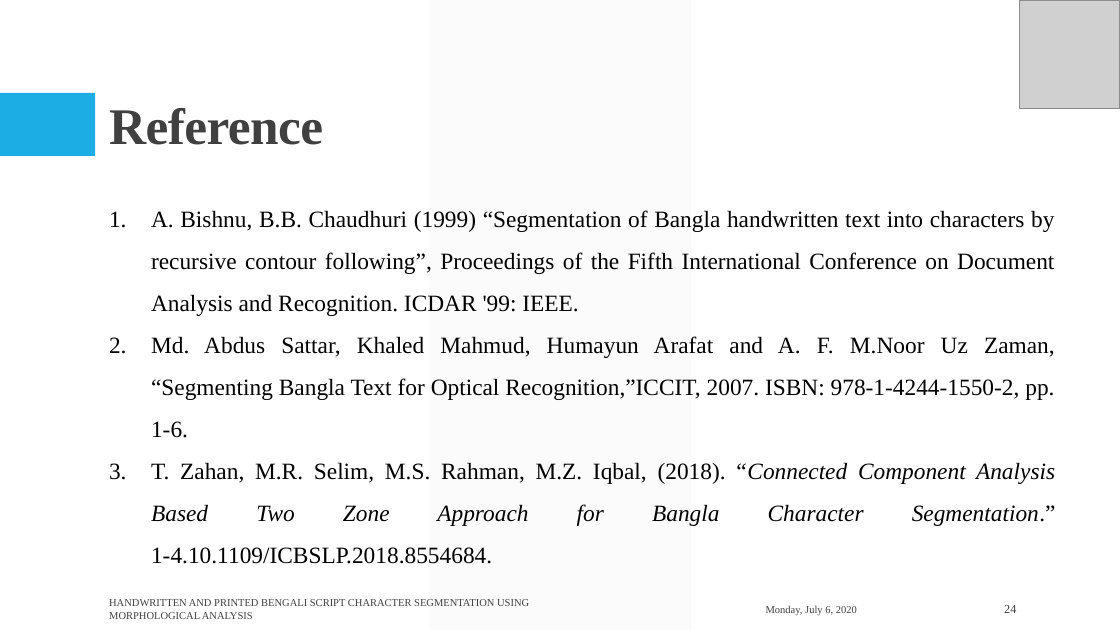
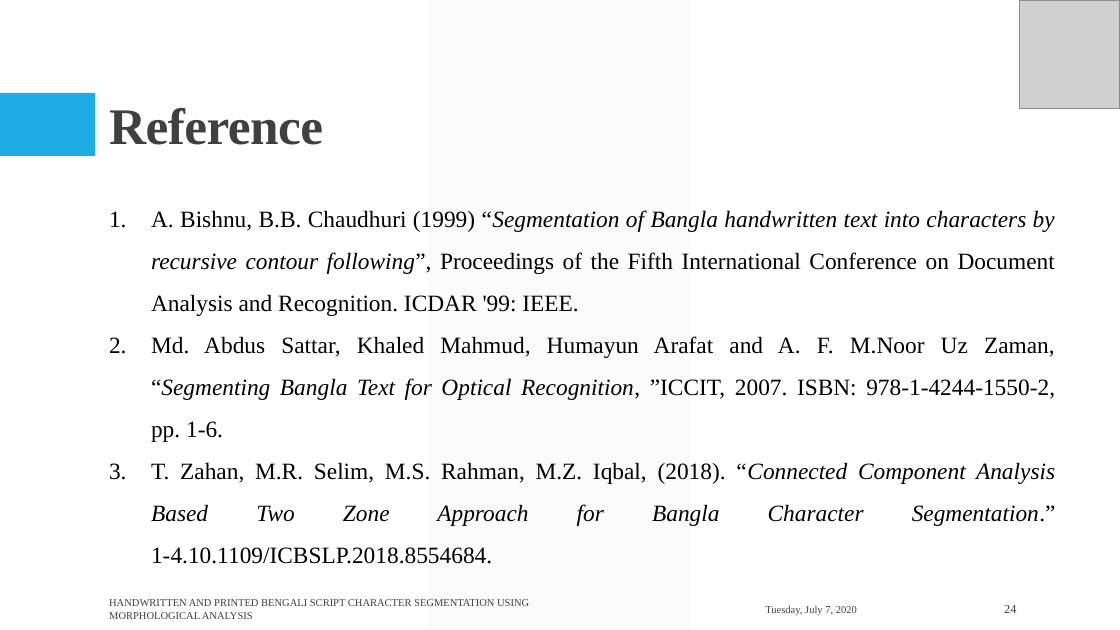
Before and after one commit to Arik096/project, a slide deck: slide 24 of book/puja.pptx. Drawn at 1120x630 pixels with LibreOffice and Linux fonts; fonts in the diff are those of the drawing; grey boxes stand for pictures. Boxes give left, top, right and bottom in pixels: in the first picture for what was removed or moved away, otherwise in the second. Text is boxed around its words. In the diff, an @@ line names an element or a change of style, - is before the commit and + after.

```diff
--- a/book/puja.pptx
+++ b/book/puja.pptx
@@ text at (151, 210, 1055, 316): italic on in "“Segmentation of Bangla handwritten text into characters ..." @@
@@ text at (151, 336, 1055, 442): spaces changed @@
-2. Md. Abdus Sattar, Khaled Mahmud, Humayun Arafat and A. F. M.Noor Uz Zaman, “Segmenting Bangla Text for Optical Recognition,”ICCIT, 2007. ISBN: 978-1-4244-1550-2, pp. 1-6.
+2. Md. Abdus Sattar, Khaled Mahmud, Humayun Arafat and A. F. M.Noor Uz Zaman, “Segmenting Bangla Text for Optical Recognition, ”ICCIT, 2007. ISBN: 978-1-4244-1550-2, pp. 1-6.
@@ text at (765, 605, 857, 615): text changed @@
-Monday, July 6, 2020
+Tuesday, July 7, 2020
```
Also in this commit, not shown: 24 other slides changed.
